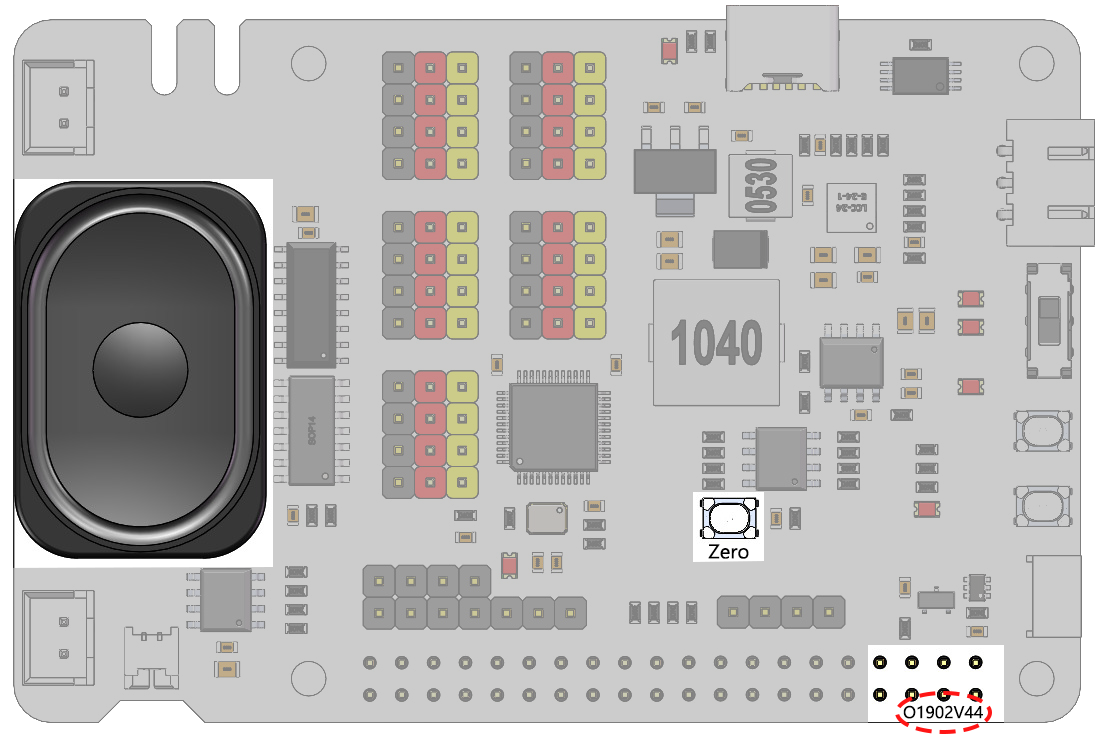
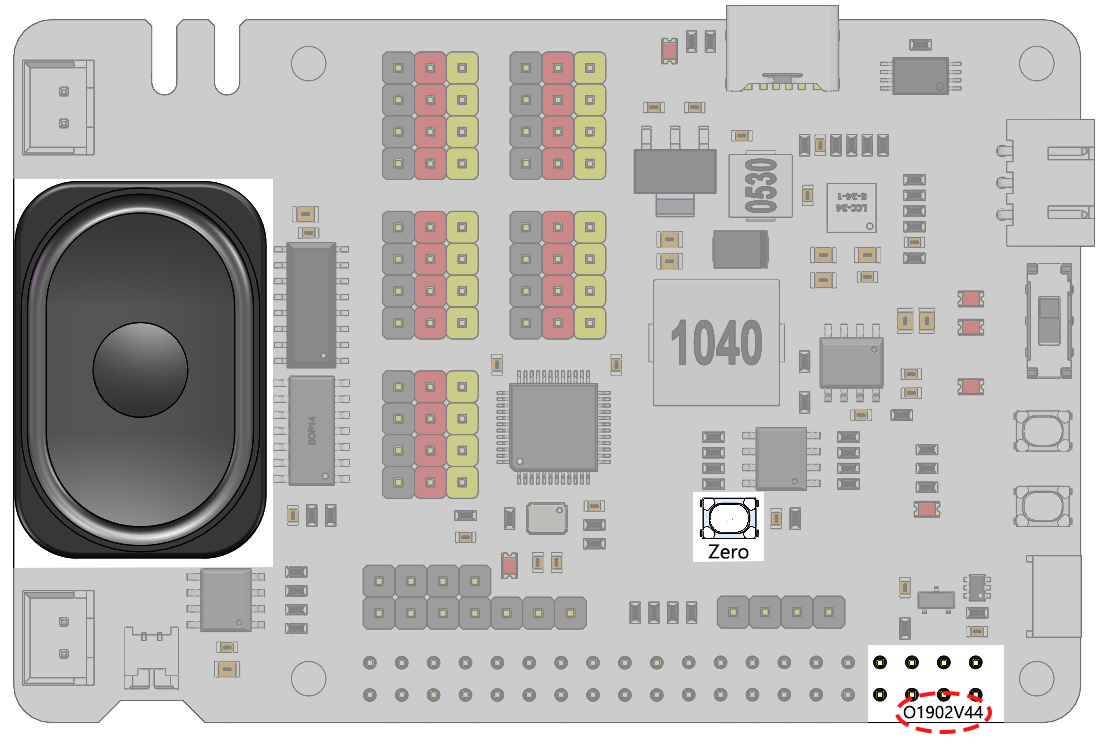
Before/after of a 1107 × 746 layered artwork. What changed in the layer stack:
painted on "图层 0" over left=8, top=0, right=1096, bottom=728
